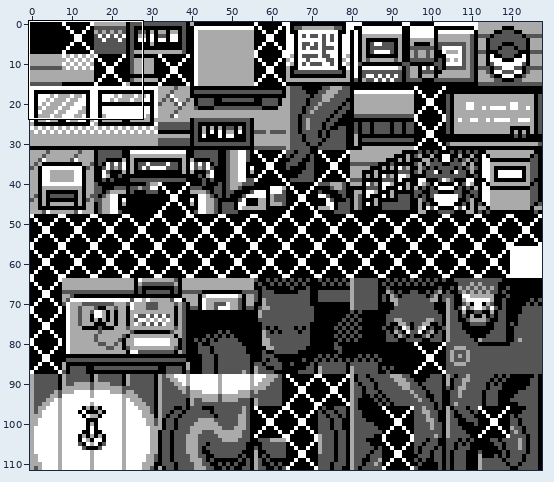
Edited in one commit: sprite sheet (gfx/tilesets/lab.png). The first picture is a wide view before the edit; the outline marks the close-up.
Close-up. The starting point:
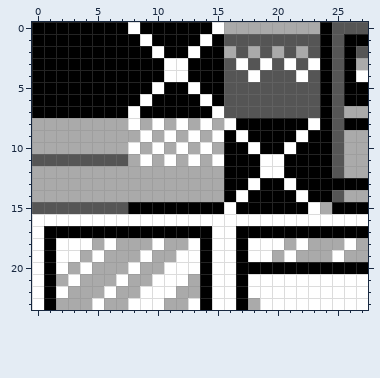
The file is 128x112 pixels. Shown: x 0..27, y 0..23.
And afterwards:
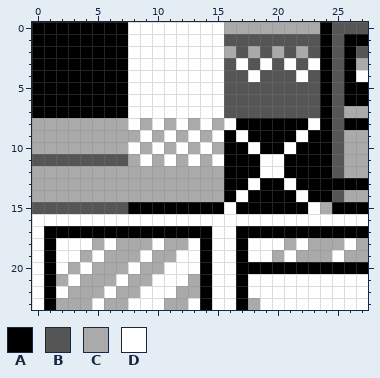
Palette (. is transparent): A #000000  B #555555  C #aaaaaa  D #ffffff
Change:
{"y":0,"x":9,"old":"AAAAAA","new":"DDDDDD"}
{"y":1,"x":8,"old":"A","new":"D"}
{"y":1,"x":10,"old":"AAAA","new":"DDDD"}
{"y":1,"x":15,"old":"A","new":"D"}
{"y":2,"x":8,"old":"AA","new":"DD"}
{"y":2,"x":11,"old":"AA","new":"DD"}
{"y":2,"x":14,"old":"AA","new":"DD"}
{"y":3,"x":8,"old":"AAA","new":"DDD"}
{"y":3,"x":13,"old":"AAA","new":"DDD"}
{"y":4,"x":8,"old":"AAA","new":"DDD"}
{"y":4,"x":13,"old":"AAA","new":"DDD"}
{"y":5,"x":8,"old":"AA","new":"DD"}
{"y":5,"x":11,"old":"AA","new":"DD"}
{"y":5,"x":14,"old":"AA","new":"DD"}
{"y":6,"x":8,"old":"A","new":"D"}
{"y":6,"x":10,"old":"AAAA","new":"DDDD"}
{"y":6,"x":15,"old":"A","new":"D"}
{"y":7,"x":9,"old":"AAAAAA","new":"DDDDDD"}
{"label":"changed","picture_box":[128,22,224,118]}
